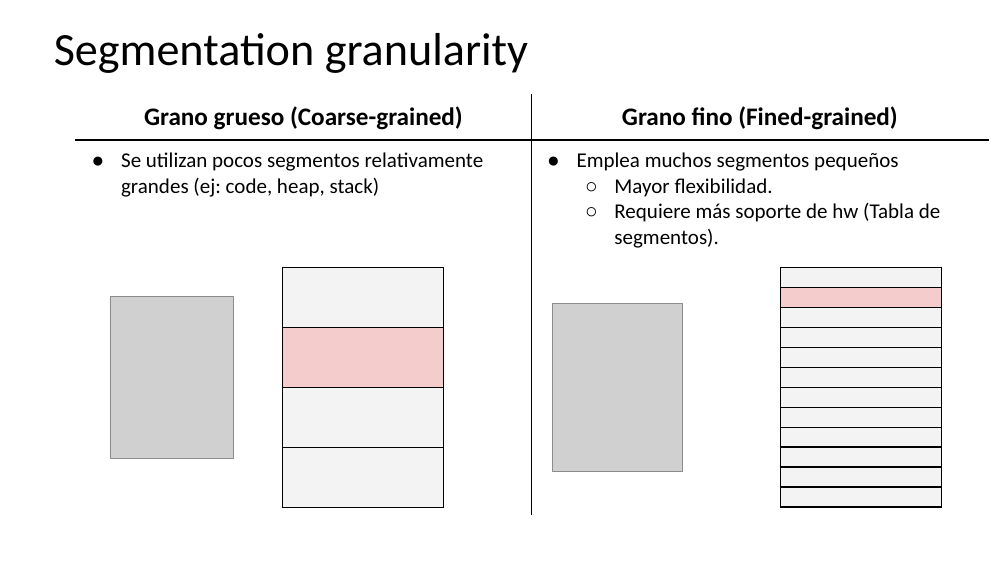
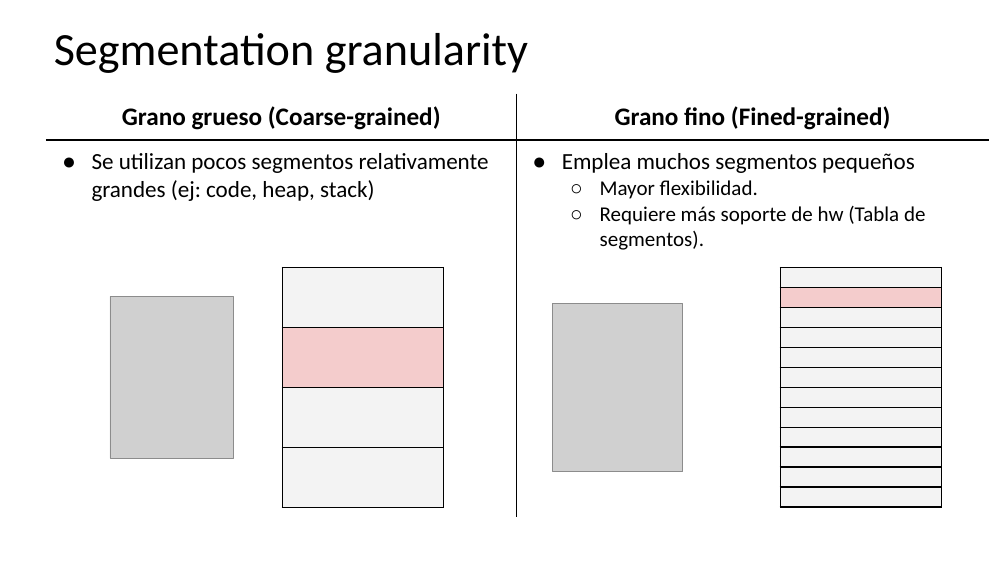
Before and after one commit to udea-so/apuntes_2026-2_SO-virtual, a slide deck: slide 57 of clase_09/SO_apuntes_clase9.pptx (slide 46 before the commit). Drawn at 1008x567 pixels with LibreOffice and Linux fonts; fonts in the diff are those of the drawing; grey boxes stand for pictures. Boxes give left, top, right and bottom in pixels: in the first picture for what was removed or moved away, otherwise in the second. Text is boxed around its words. In the diff, an @@ line names an element or a change of style, - is before the commit and + after.

```diff
--- a/clase_09/SO_apuntes_clase9.pptx
+++ b/clase_09/SO_apuntes_clase9.pptx
@@ table at (46, 94, 989, 510) @@
@@ size 20 to 22 pt in "Se utilizan pocos segmentos relativamente grandes (ej: ...", "Emplea muchos segmentos pequeños" @@
@@ table: place and size @@
-table at (76, 94, 989, 507)
+table at (46, 94, 989, 510)
```
Also in this commit, not shown: 46 other slides changed, 12 slides added, 1 slide removed, 6 other files.
